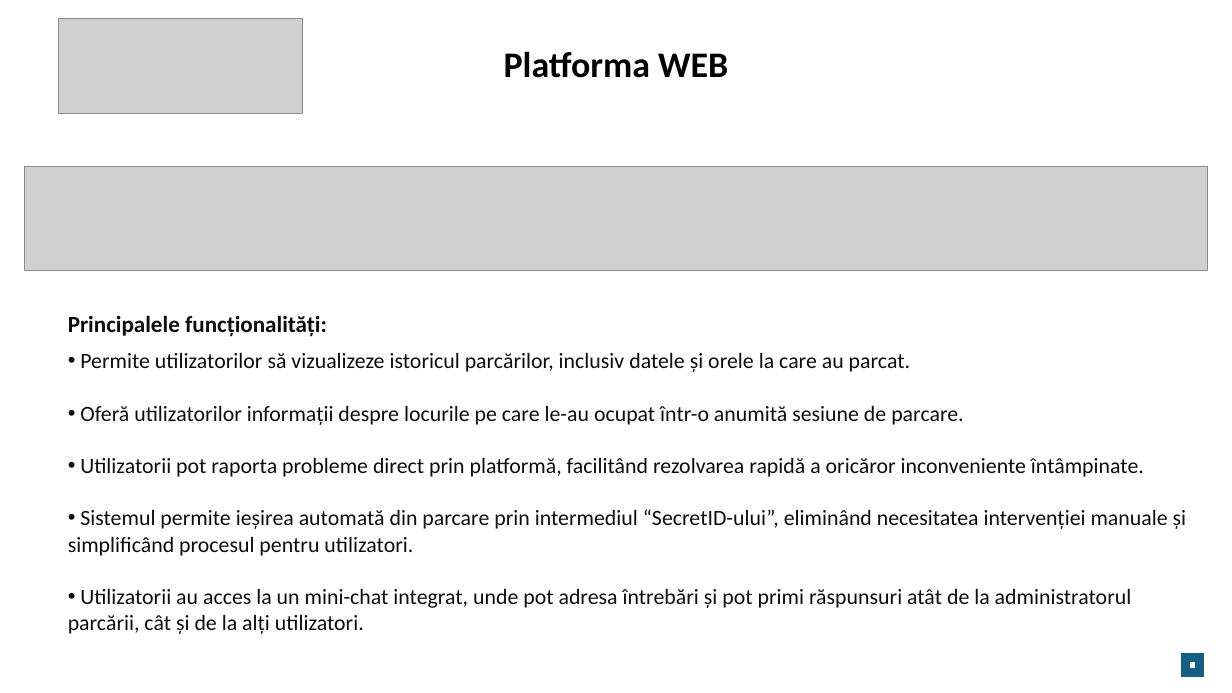
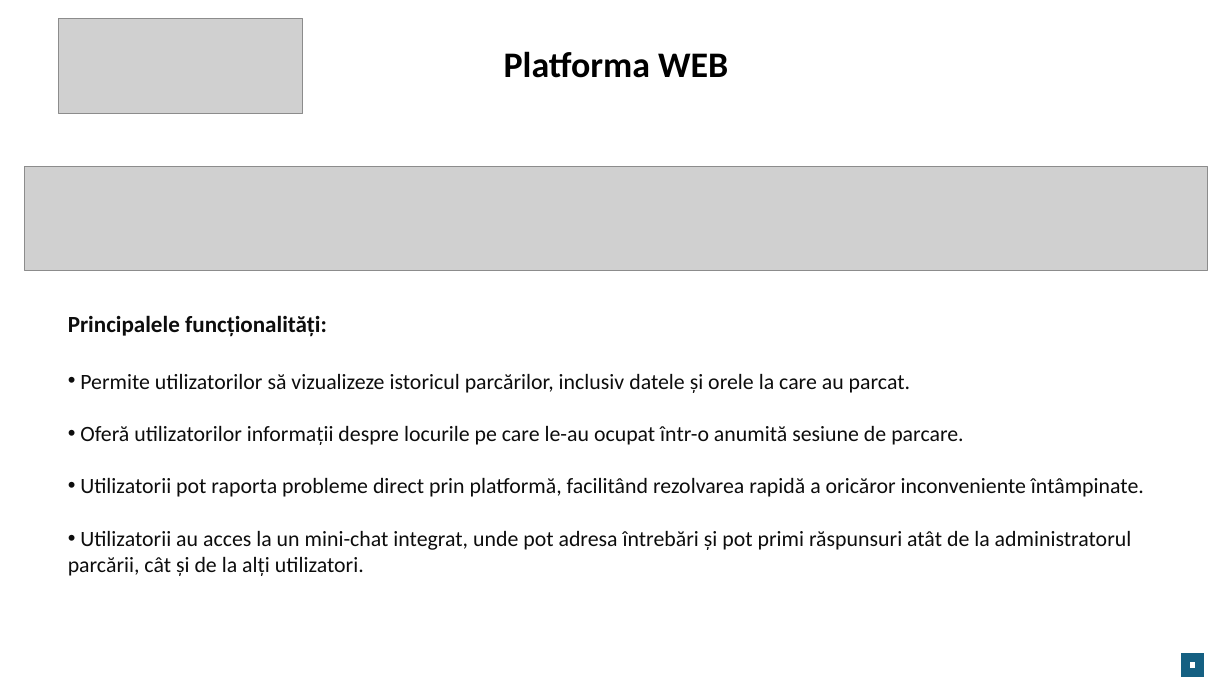
Before and after one commit to xMihai01/Licenta, a slide deck: slide 7 of Documentation/PrezentareLicenta.pptx (slide 8 before the commit). Drawn at 1232x693 pixels with LibreOffice and Linux fonts; fonts in the diff are those of the drawing; grey boxes stand for pictures. Boxes give left, top, right and bottom in pixels: in the first picture for what was removed or moved away, otherwise in the second. Text is boxed around its words. In the diff, an @@ line names an element or a change of style, - is before the commit and + after.

Commit message:
Changed ppt presentation

```diff
--- a/Documentation/PrezentareLicenta.pptx
+++ b/Documentation/PrezentareLicenta.pptx
@@ text "Permite utilizatorilor să vizualizeze istoricul ...": place and size @@
-text "Permite utilizatorilor să vizualizeze istoricul ..." at bbox=[68, 353, 1187, 634]
+text "Permite utilizatorilor să vizualizeze istoricul ..." at bbox=[68, 374, 1144, 576]
@@ text at bbox=[68, 509, 1187, 556]: paragraph removed @@
-• Sistemul permite ieșirea automată din parcare prin intermediul “SecretID-ului”, eliminând necesitatea intervenției manuale și simplificând procesul pentru utilizatori.
```
Also in this commit, not shown: 2 other slides changed, 2 slides removed.
